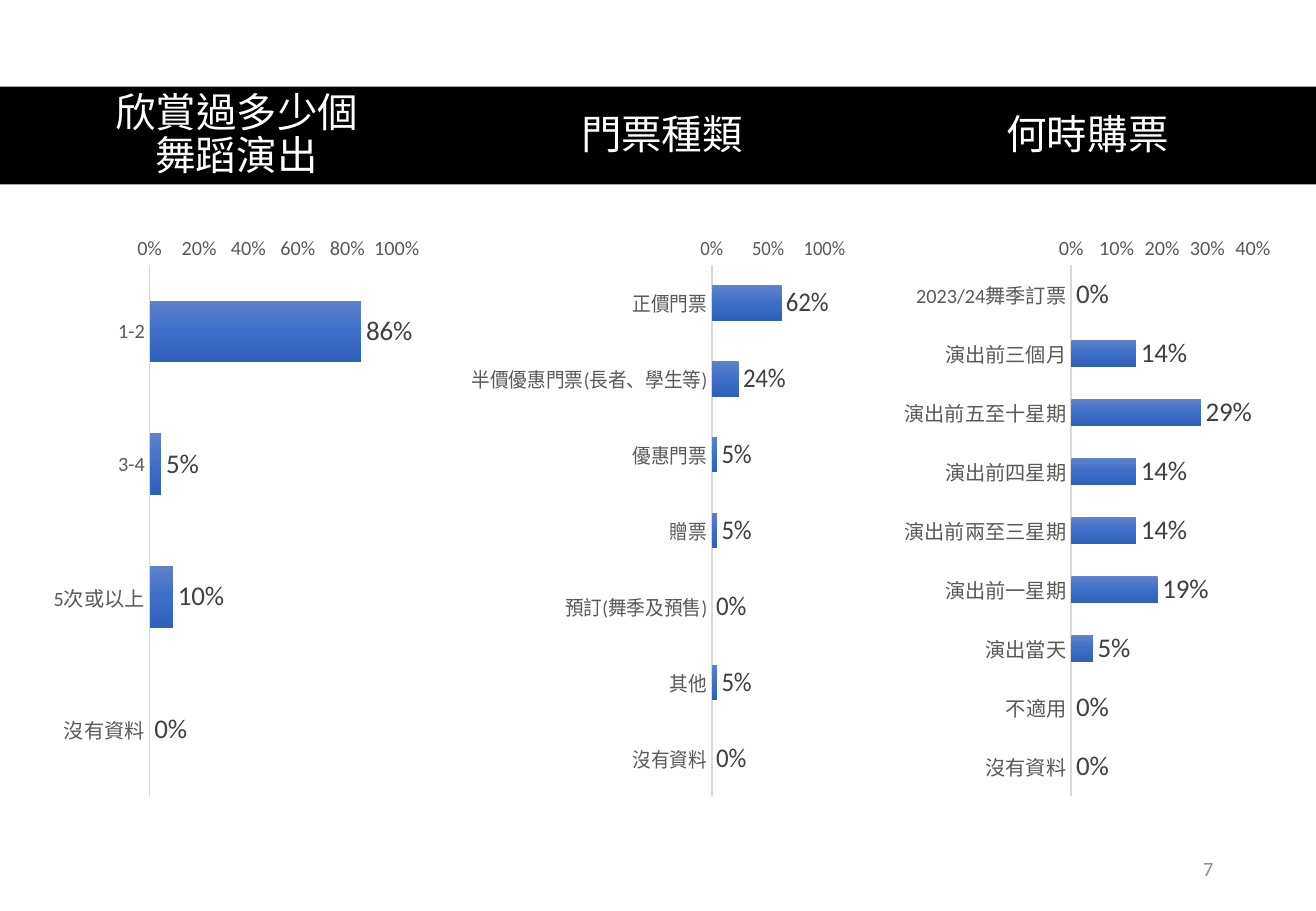
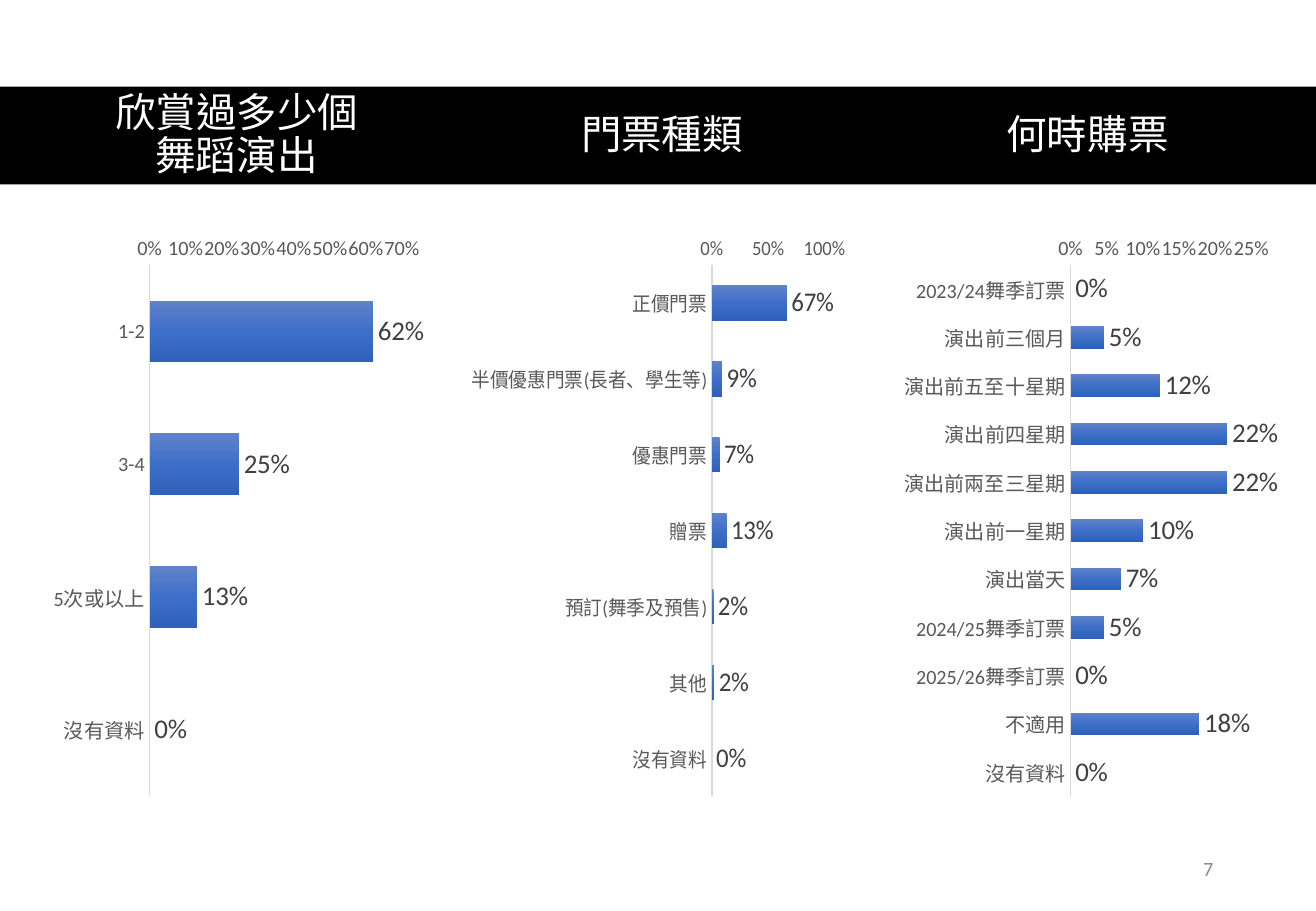
Before and after one commit to wintonau/hkdance2026a, a slide deck: slide 7 of app/static/HKDANCE2025-全部.pptx. Drawn at 1316x911 pixels with LibreOffice and Linux fonts; fonts in the diff are those of the drawing. Boxes give left, top, right and bottom in pixels: in the first picture for what was removed or moved away, otherwise in the second. Text is boxed around its words. In the diff, an @@ line names an element or a change of style, - is before the commit and + after.

```diff
--- a/app/static/HKDANCE2025-全部.pptx
+++ b/app/static/HKDANCE2025-全部.pptx
@@ bar chart at (x1=46, y1=225, x2=428, y2=809) @@
@@ Series 1, 1-2: 0.86 to 0.62 @@
@@ Series 1, 3-4: 0.05 to 0.25 @@
@@ Series 1, 5次或以上: 0.1 to 0.13 @@
@@ bar chart at (x1=471, y1=225, x2=853, y2=809) @@
-Series 1: 0.62, 0.24, 0.05, 0.05, 0, 0.05, 0
+Series 1: 0.67, 0.09, 0.07, 0.13, 0.02, 0.02, 0
@@ bar chart at (x1=897, y1=225, x2=1278, y2=809) @@
-categories: 2023/24舞季訂票, 演出前三個月, 演出前五至十星期, 演出前四星期, 演出前兩至三星期, 演出前一星期, 演出當天, 不適用, 沒有資料
+categories: 2023/24舞季訂票, 演出前三個月, 演出前五至十星期, 演出前四星期, 演出前兩至三星期, 演出前一星期, 演出當天, 2024/25舞季訂票, 2025/26舞季訂票, 不適用, 沒有資料
-Series 1: 0, 0.14, 0.29, 0.14, 0.14, 0.19, 0.05, 0, 0
+Series 1: 0, 0.05, 0.12, 0.22, 0.22, 0.1, 0.07, 0.05, 0, 0.18, 0
```
Also in this commit, not shown: 14 other slides changed, 10 other files.
